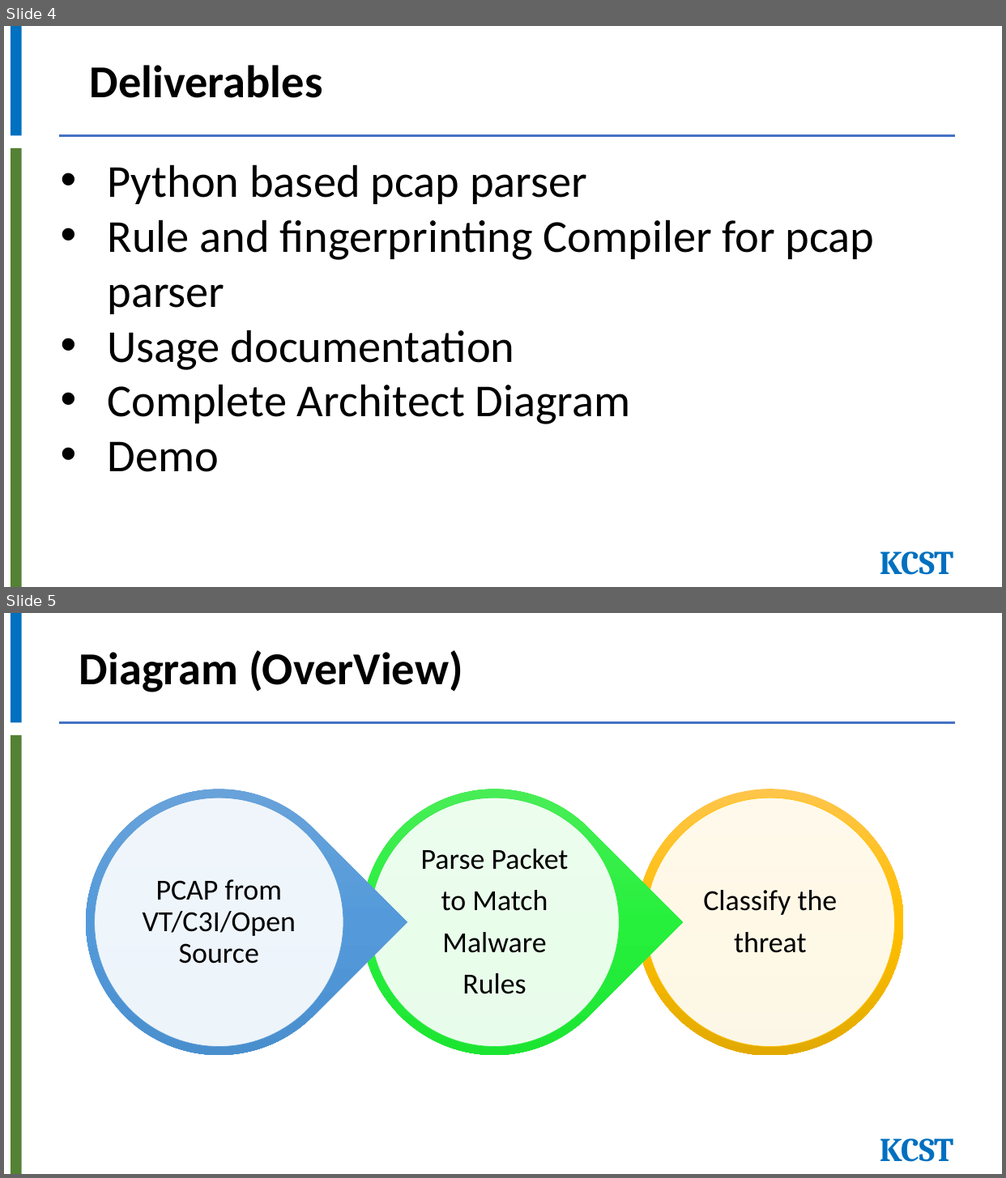
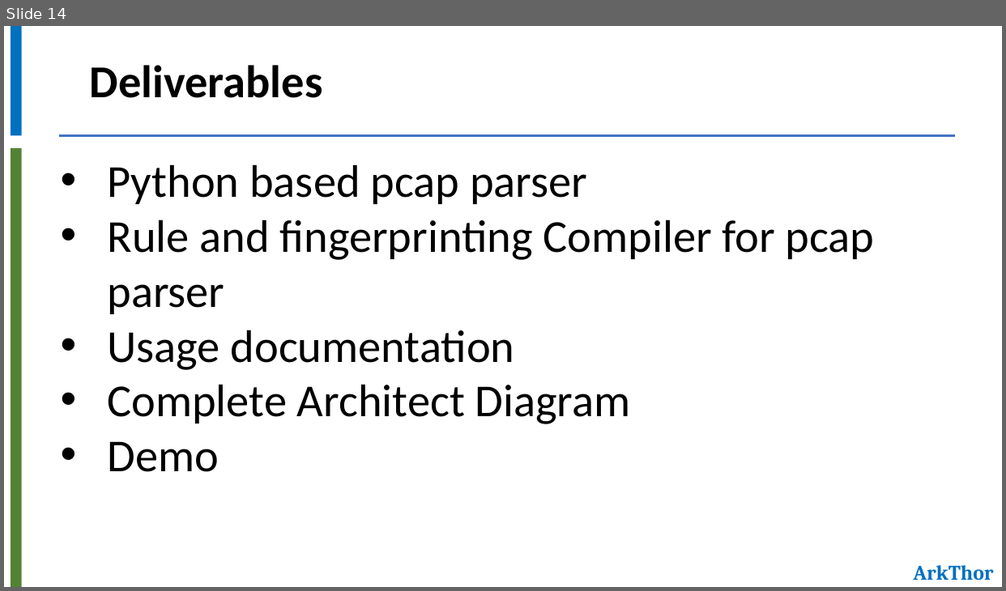
Before and after one commit to JawedCIA/ArkThor, a slide deck: Presentation/CSCD-Cohort6-Group6-KCST.pptx. Shown one above the other, each under a label of ours: slides 4 and 5 before the commit, slide 14 after it. The pictures are 1006x1178 and 1006x591 pixels, drawn with LibreOffice and Linux fonts; fonts in the diff are those of the drawing. Boxes give left, top, right and bottom in pixels: in the first picture for what was removed or moved away, otherwise in the second. Text is boxed around its words. In the diff, an @@ line names an element or a change of style, - is before the commit and + after.

```diff
--- a/Presentation/CSCD-Cohort6-Group6-KCST.pptx
+++ b/Presentation/CSCD-Cohort6-Group6-KCST.pptx
@@ slide 5 removed at [4, 613, 1002, 1174], background #FFFFFF @@
@@ rectangle removed at [10, 613, 21, 723] @@
@@ title removed at [79, 650, 463, 692] @@
-Diagram (OverView)
@@ line removed from (58, 723) to (956, 723) @@
@@ rectangle removed at [10, 735, 21, 1174] @@
@@ group removed at [31, 735, 903, 1110]: 4 ellipses, 3 texts, 2 teardrops @@
-Classify the
-threat
-Parse Packet
-to Match
-Malware
-Rules
-PCAP from VT/C3I/Open Source
@@ text removed at [880, 1139, 953, 1162] @@
-KCST
@@ what was slide 4 is now slide 14 @@
@@ slide 14 changed as well @@
@@ text removed at [880, 552, 953, 575] @@
-KCST
@@ text added at [913, 565, 993, 580], 20 pt, text #0070C0, bold @@
+ArkThor
```
Also in this commit, not shown: 3 other slides changed, 18 slides added, 3 other slides removed, 17 other files.
